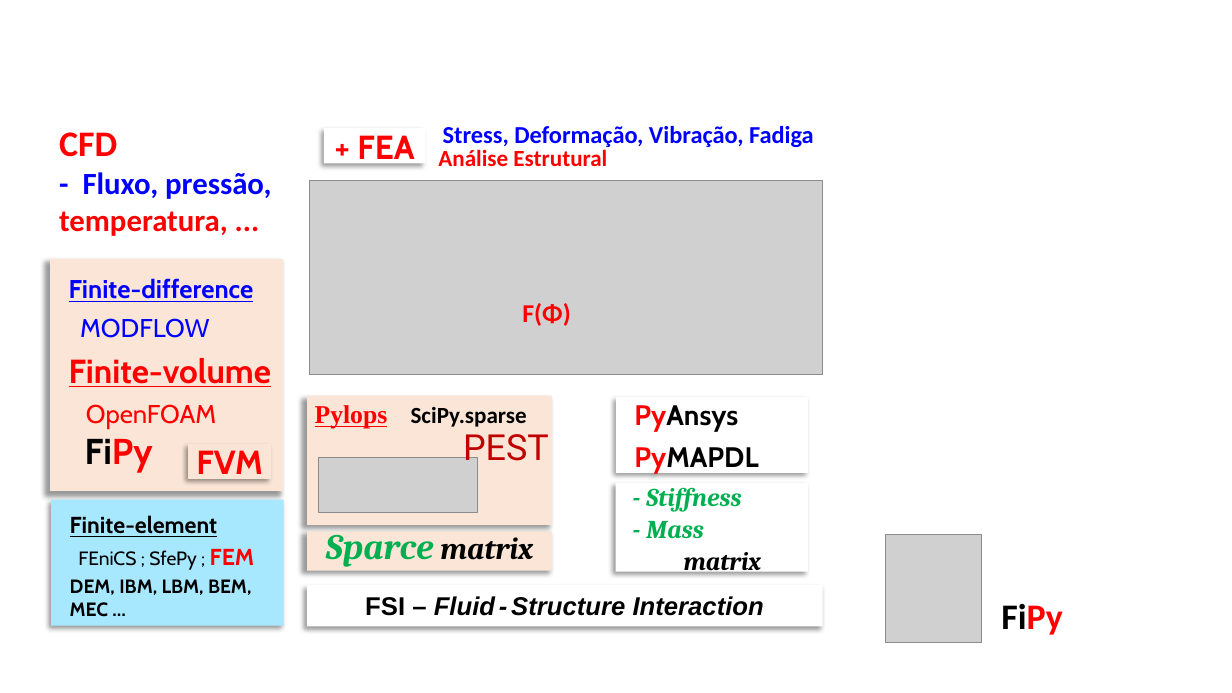
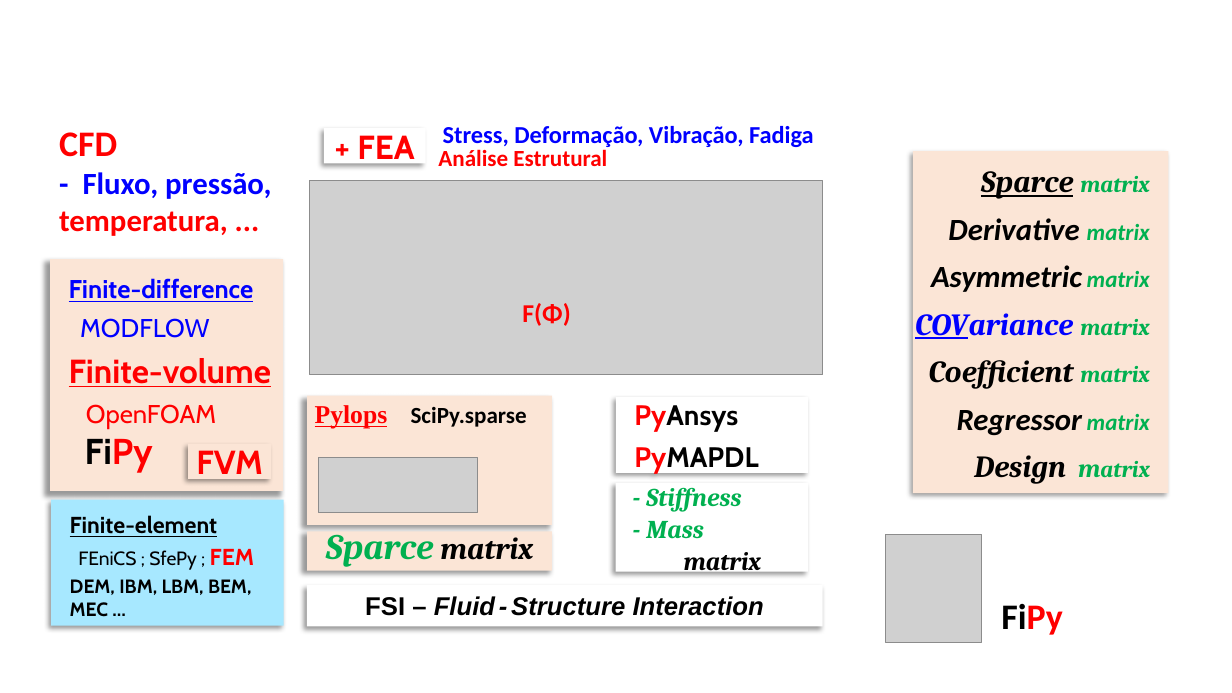
Before and after one commit to grossiRM/CDF_ON, a slide deck: slide 1 of FVM.pptx. Drawn at 1232x693 pixels with LibreOffice and Linux fonts; fonts in the diff are those of the drawing; grey boxes stand for pictures. Boxes give left, top, right and bottom in pixels: in the first picture for what was removed or moved away, otherwise in the second. Text is boxed around its words. In the diff, an @@ line names an element or a change of style, - is before the commit and + after.

```diff
--- a/FVM.pptx
+++ b/FVM.pptx
@@ rectangle added at (913, 152, 1168, 494), fill #FBE5D6, 24 pt, text #000000, bold, italic @@
+Sparce matrix
+Derivative matrix
+Asymmetric matrix
+COVariance matrix
+Coefficient matrix
+Regressor matrix
+Design matrix
@@ text removed at (463, 434, 549, 469) @@
-PEST
```
Also in this commit, not shown: 1 slide added, 2 slides removed, 22 other files.
